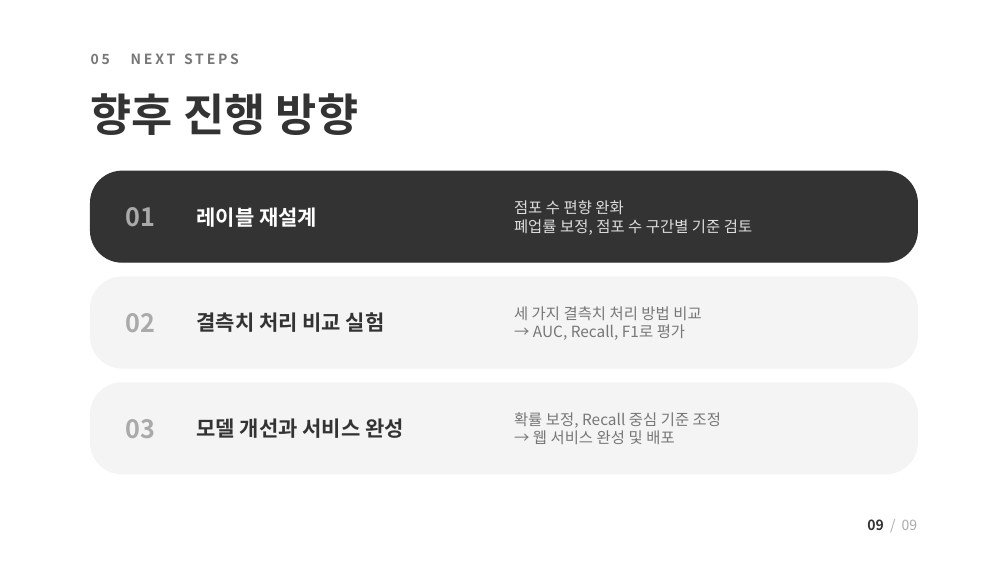
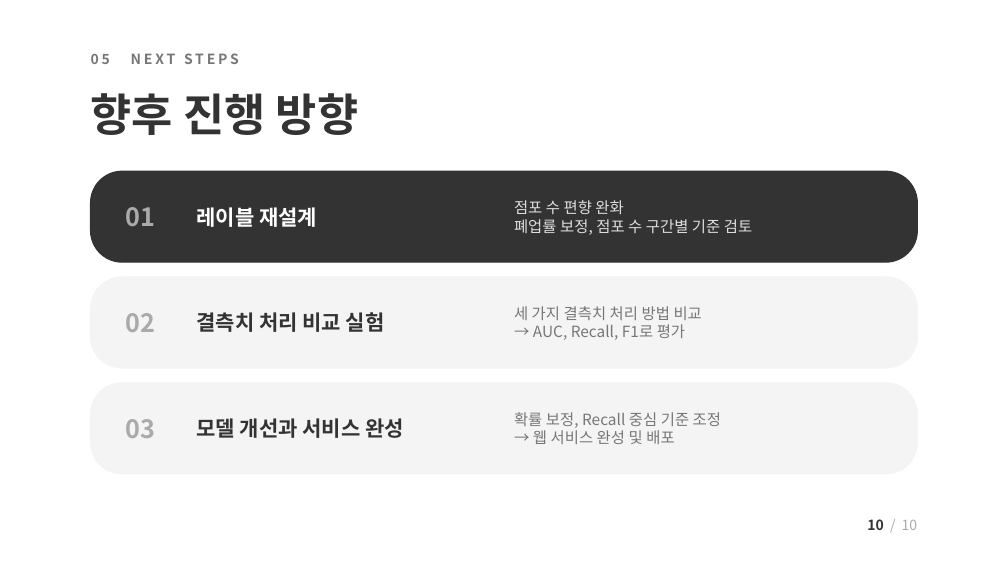
Before and after one commit to JungUihyun/biz-risk-predictor, a slide deck: slide 10 of docs/presentation/biz-risk-predictor_mid2_public.pptx (slide 9 before the commit). Drawn at 1008x567 pixels with LibreOffice and Linux fonts; fonts in the diff are those of the drawing. Boxes give left, top, right and bottom in pixels: in the first picture for what was removed or moved away, otherwise in the second. Text is boxed around its words. In the diff, an @@ line names an element or a change of style, - is before the commit and + after.

```diff
--- a/docs/presentation/biz-risk-predictor_mid2_public.pptx
+++ b/docs/presentation/biz-risk-predictor_mid2_public.pptx
@@ text at box(867, 519, 918, 530): text changed @@
-09 / 09
+10 / 10
```
Also in this commit, not shown: 7 other slides changed, 1 slide added, 1 other file.
